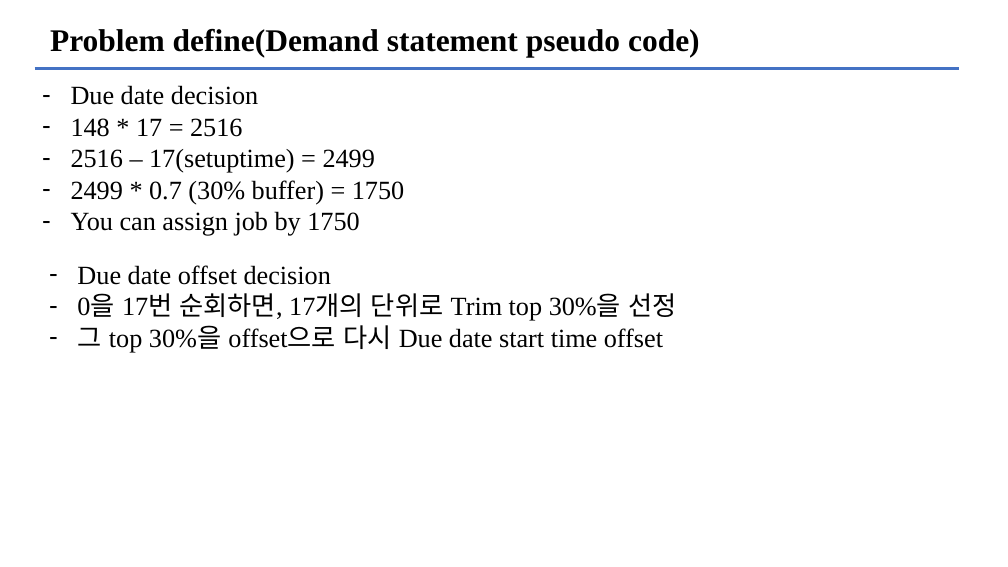
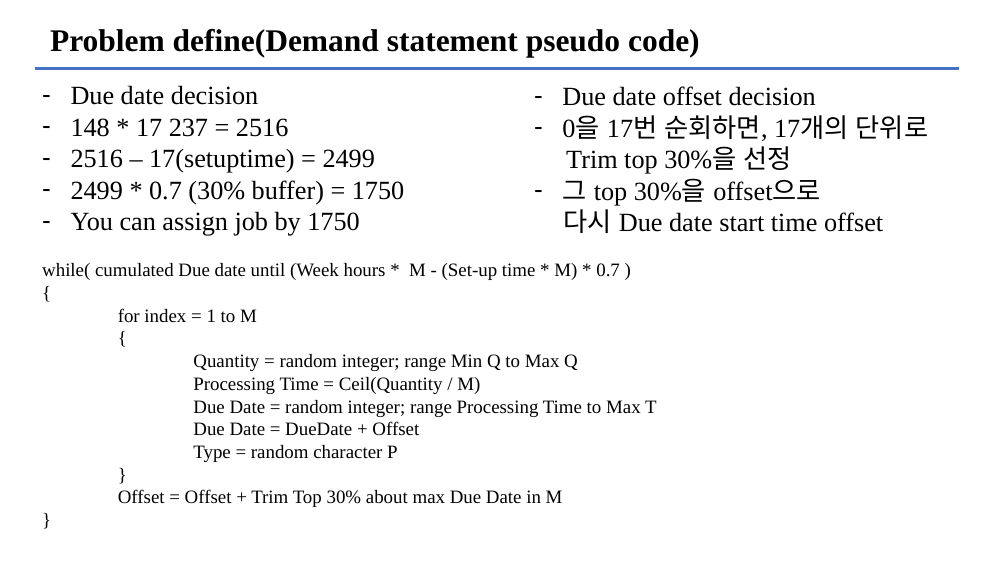
Before and after one commit to SimonWithWoogi/SchedulingProto, a slide deck: slide 8 of 임시제목.pptx. Drawn at 1008x567 pixels with LibreOffice and Linux fonts; fonts in the diff are those of the drawing. Boxes give left, top, right and bottom in pixels: in the first picture for what was removed or moved away, otherwise in the second. Text is boxed around its words. In the diff, an @@ line names an element or a change of style, - is before the commit and + after.

```diff
--- a/임시제목.pptx
+++ b/임시제목.pptx
@@ text "Due date offset decision": place and size @@
-text "Due date offset decision" at [77, 265, 676, 353]
+text "Due date offset decision" at [562, 86, 928, 233]
@@ text at [71, 118, 288, 137]: text changed @@
-– 148 * 17 = 2516
+– 148 * 17 237 = 2516
@@ text at [562, 115, 928, 233]: text changed @@
-– 0을 17번 순회하면, 17개의 단위로 Trim top 30%을 선정
-– 그 top 30%을 offset으로 다시 Due date start time offset
+– 0을 17번 순회하면, 17개의 단위로
+Trim top 30%을 선정
+– 그 top 30%을 offset으로
+다시 Due date start time offset
@@ text added at [42, 263, 657, 507], 18 pt, text #000000 @@
+while( cumulated Due date until (Week hours * M - (Set-up time * M) * 0.7 )
+{
+for index = 1 to M
+{
+Quantity = random integer; range Min Q to Max Q
+Processing Time = Ceil(Quantity / M)
+Due Date = random integer; range Processing Time to Max T
+Due Date = DueDate + Offset
+Type = random character P
+}
+Offset = Offset + Trim Top 30% about max Due Date in M
+}
```
Also in this commit, not shown: 2 other slides changed, 2 slides added, 1 slide removed, 1 other file.
